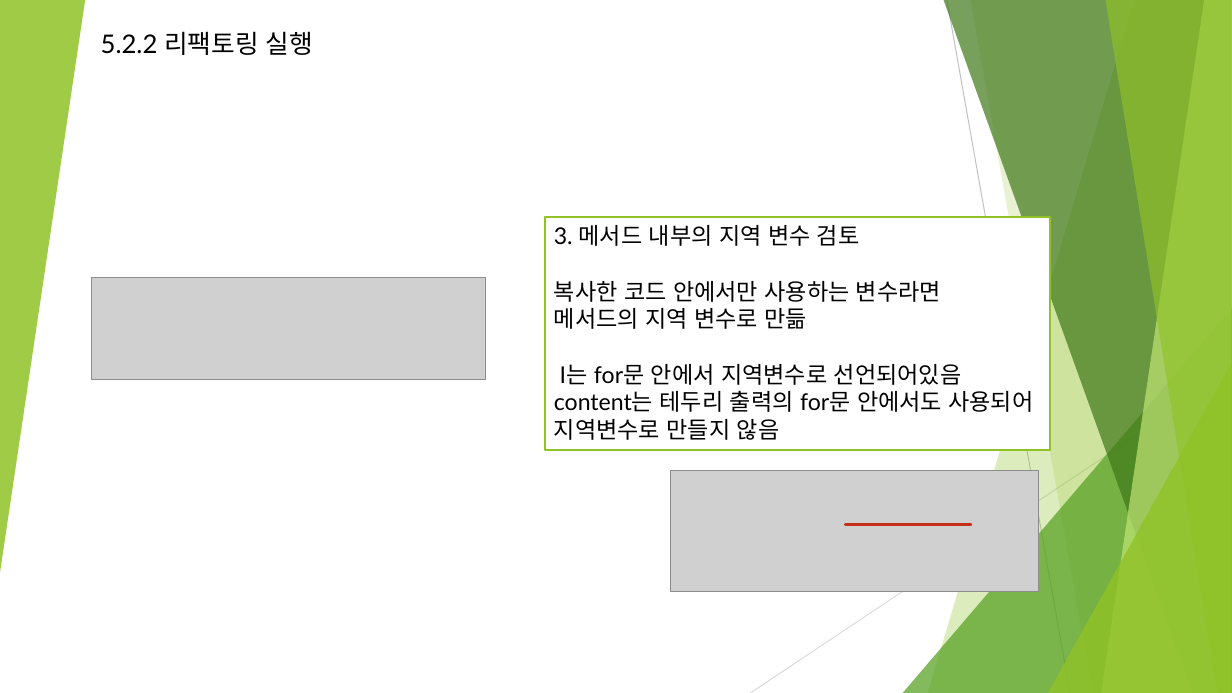
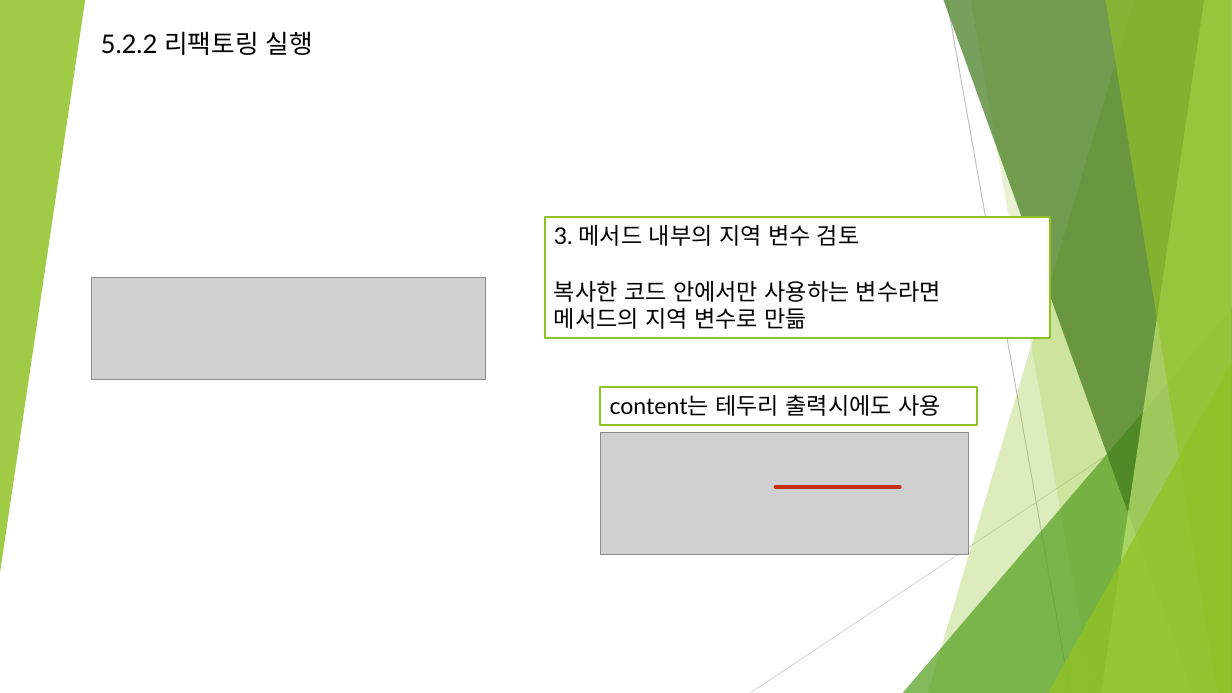
Before and after one commit to kim-seungmin/refactoringStudy, a slide deck: slide 12 of 리펙토링.pptx (slide 10 before the commit). Drawn at 1232x693 pixels with LibreOffice and Linux fonts; fonts in the diff are those of the drawing; grey boxes stand for pictures. Boxes give left, top, right and bottom in pixels: in the first picture for what was removed or moved away, otherwise in the second. Text is boxed around its words. In the diff, an @@ line names an element or a change of style, - is before the commit and + after.

Commit message:
fix ppt

```diff
--- a/리펙토링.pptx
+++ b/리펙토링.pptx
@@ rectangle "3. 메서드 내부의 지역 변수 ...": place and size @@
-rectangle "3. 메서드 내부의 지역 변수 ..." at bbox=[545, 217, 1051, 450]
+rectangle "3. 메서드 내부의 지역 변수 ..." at bbox=[545, 217, 1051, 338]
@@ text in rectangle at bbox=[554, 364, 1033, 440]: paragraphs removed @@
-I는 for문 안에서 지역변수로 선언되어있음
-content는 테두리 출력의 for문 안에서도 사용되어 지역변수로 만들지 않음
@@ rectangle added at bbox=[601, 387, 978, 424], fill #FFFFFF, outline #90C226 1.5 pt, 18 pt, text #000000 @@
+content는 테두리 출력시에도 사용
@@ picture: place and size @@
-picture at bbox=[671, 470, 1039, 592]
+picture at bbox=[601, 433, 969, 555]
@@ line moved from (847, 525) - (970, 525) to (775, 487) - (900, 487) @@
```
Also in this commit, not shown: 6 other slides changed, 2 slides added, 1 slide removed.
